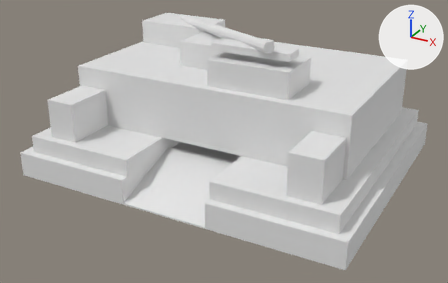
The glTF model assets/source/buildings/directorate/sources/command_core/command_core_destroyed.gltf: old version first, new version second.
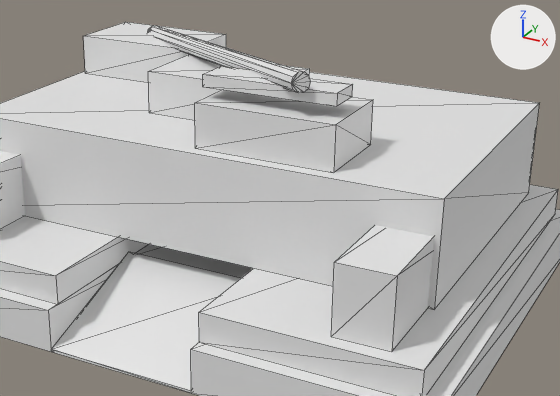
Old and new are each drawn whole from a 50 mm lens placed at (0.835, -1.66, 0.347), pointed at (-0.002, -0.139, -0.414) and again close up on the part from 21% to 94% of the width and 0% to 81% of the height. Every picture has the same lights, and +X, +Y and +Z are marked at upper right. The last two pictures show the newer version. The close-ups show mesh edges as thin lines. Vertices at exactly the same position are counted once.

Names of what the first close-up shows: 'command_core_destroyed'.
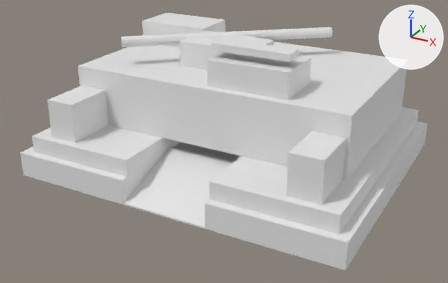
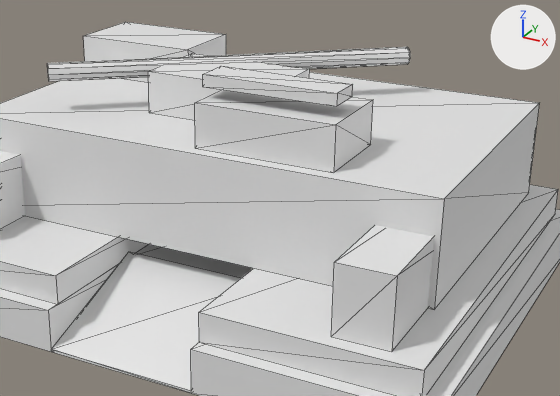
Location of each change, [x1, y1, x2, y2] in pixels of the close-ups (560 x 396 px; the box of a moved part takes in the faces that stretch with it):
part 1 of me_command_core_destroyed, moved or reshaped: before [148, 26, 311, 93]; after [47, 47, 410, 81]

The change, as a diff of the scene's bpy script:
```diff
--- a/assets/source/buildings/directorate/sources/command_core/command_core_destroyed.gltf.py
+++ b/assets/source/buildings/directorate/sources/command_core/command_core_destroyed.gltf.py
@@ me_command_core_destroyed @@
-me_command_core_destroyed.from_pydata(...)  # 120 vertices, 204 faces; spans x -0.505..0.505, y -0.48..0.34, z -0.5..-0.055
-me_command_core_destroyed.vertices[92].co = (-0.33, 0.137, -0.13)
-me_command_core_destroyed.vertices[93].co = (-0.327, 0.139, -0.139)
-me_command_core_destroyed.vertices[94].co = (0.183, -0.261, -0.079)  # pixel (293, 89)
-me_command_core_destroyed.vertices[95].co = (0.18, -0.263, -0.07)  # pixel (291, 83)
-me_command_core_destroyed.vertices[96].co = (-0.322, 0.145, -0.145)
-me_command_core_destroyed.vertices[97].co = (0.188, -0.255, -0.085)  # pixel (298, 92)
-me_command_core_destroyed.vertices[98].co = (-0.316, 0.153, -0.145)
-me_command_core_destroyed.vertices[99].co = (0.194, -0.247, -0.085)  # pixel (304, 92)
-me_command_core_destroyed.vertices[100].co = (-0.311, 0.16, -0.139)
-me_command_core_destroyed.vertices[101].co = (0.199, -0.24, -0.079)  # pixel (309, 87)
-me_command_core_destroyed.vertices[102].co = (-0.31, 0.163, -0.13)
-me_command_core_destroyed.vertices[103].co = (0.2, -0.237, -0.07)  # pixel (310, 81)
-me_command_core_destroyed.vertices[104].co = (-0.313, 0.161, -0.121)
-me_command_core_destroyed.vertices[105].co = (0.197, -0.239, -0.061)  # pixel (308, 75)
-me_command_core_destroyed.vertices[106].co = (-0.318, 0.155, -0.115)  # pixel (156, 25)
-me_command_core_destroyed.vertices[107].co = (0.192, -0.245, -0.055)  # pixel (304, 71)
-me_command_core_destroyed.vertices[108].co = (-0.324, 0.147, -0.115)  # pixel (151, 26)
-me_command_core_destroyed.vertices[109].co = (0.186, -0.253, -0.055)  # pixel (298, 72)
-me_command_core_destroyed.vertices[110].co = (-0.329, 0.14, -0.121)  # pixel (148, 29)
-me_command_core_destroyed.vertices[111].co = (0.181, -0.26, -0.061)  # pixel (293, 76)
+me_command_core_destroyed.from_pydata(...)  # 120 vertices, 204 faces; spans x -0.505..0.505, y -0.48..0.34, z -0.5..-0.085
+# me_command_core_destroyed part 1
+me_command_core_destroyed.vertices[92].co = (-0.31, -0.212, -0.13)  # pixel (48, 74)
+me_command_core_destroyed.vertices[93].co = (-0.312, -0.21, -0.139)  # pixel (48, 79)
+me_command_core_destroyed.vertices[94].co = (0.198, 0.21, -0.139)  # pixel (409, 62)
+me_command_core_destroyed.vertices[95].co = (0.2, 0.208, -0.13)  # pixel (410, 57)
+me_command_core_destroyed.vertices[96].co = (-0.317, -0.204, -0.145)  # pixel (48, 81)
+me_command_core_destroyed.vertices[97].co = (0.193, 0.216, -0.145)  # pixel (407, 64)
+me_command_core_destroyed.vertices[98].co = (-0.323, -0.196, -0.145)  # pixel (48, 80)
+me_command_core_destroyed.vertices[99].co = (0.187, 0.224, -0.145)
+me_command_core_destroyed.vertices[100].co = (-0.328, -0.19, -0.139)  # pixel (48, 75)
+me_command_core_destroyed.vertices[101].co = (0.182, 0.23, -0.139)
+me_command_core_destroyed.vertices[102].co = (-0.33, -0.188, -0.13)  # pixel (47, 70)
+me_command_core_destroyed.vertices[103].co = (0.18, 0.232, -0.13)
+me_command_core_destroyed.vertices[104].co = (-0.328, -0.19, -0.121)  # pixel (47, 65)
+me_command_core_destroyed.vertices[105].co = (0.182, 0.23, -0.121)
+me_command_core_destroyed.vertices[106].co = (-0.323, -0.196, -0.115)  # pixel (47, 63)
+me_command_core_destroyed.vertices[107].co = (0.187, 0.224, -0.115)  # pixel (407, 46)
+me_command_core_destroyed.vertices[108].co = (-0.317, -0.204, -0.115)  # pixel (47, 64)
+me_command_core_destroyed.vertices[109].co = (0.193, 0.216, -0.115)  # pixel (408, 48)
+me_command_core_destroyed.vertices[110].co = (-0.312, -0.21, -0.121)  # pixel (48, 68)
+me_command_core_destroyed.vertices[111].co = (0.198, 0.21, -0.121)  # pixel (410, 52)
```
